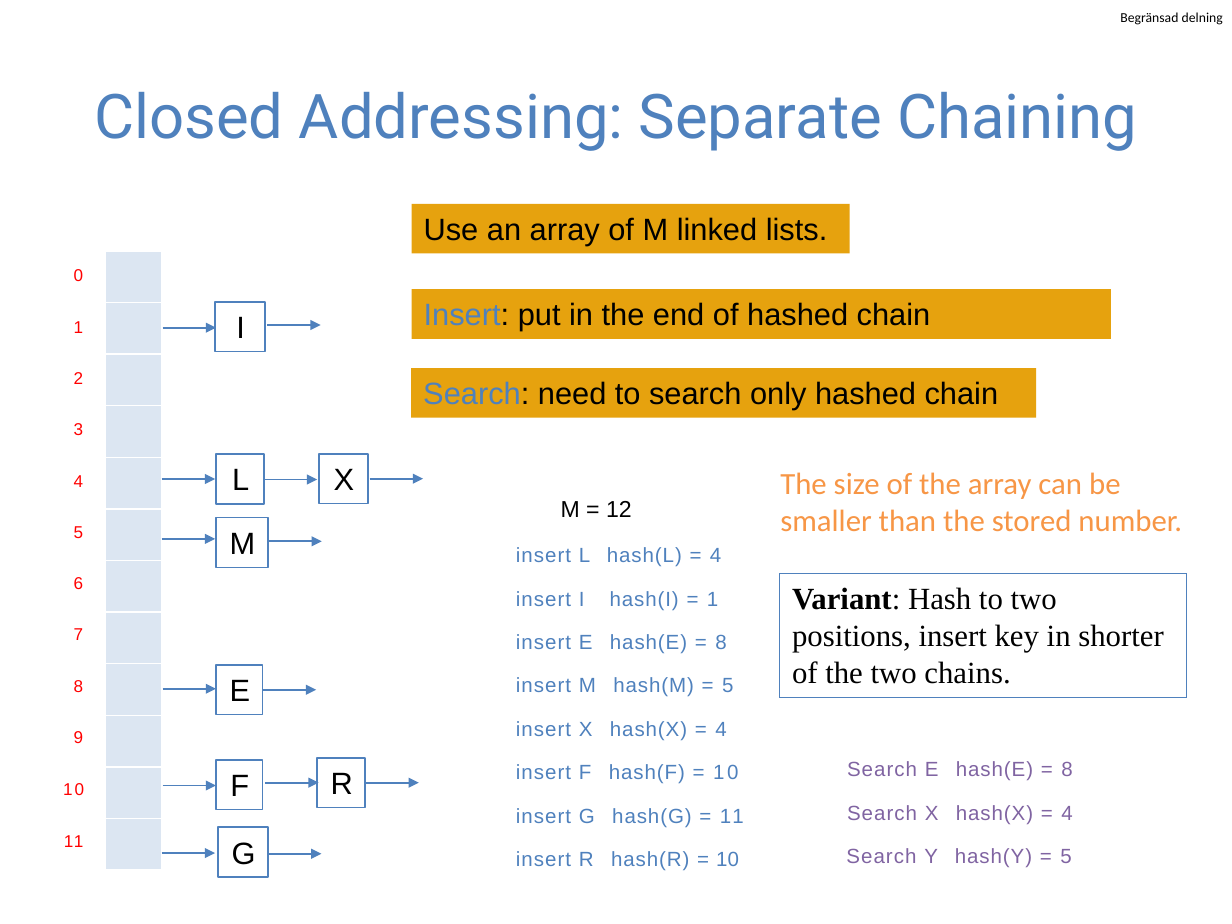
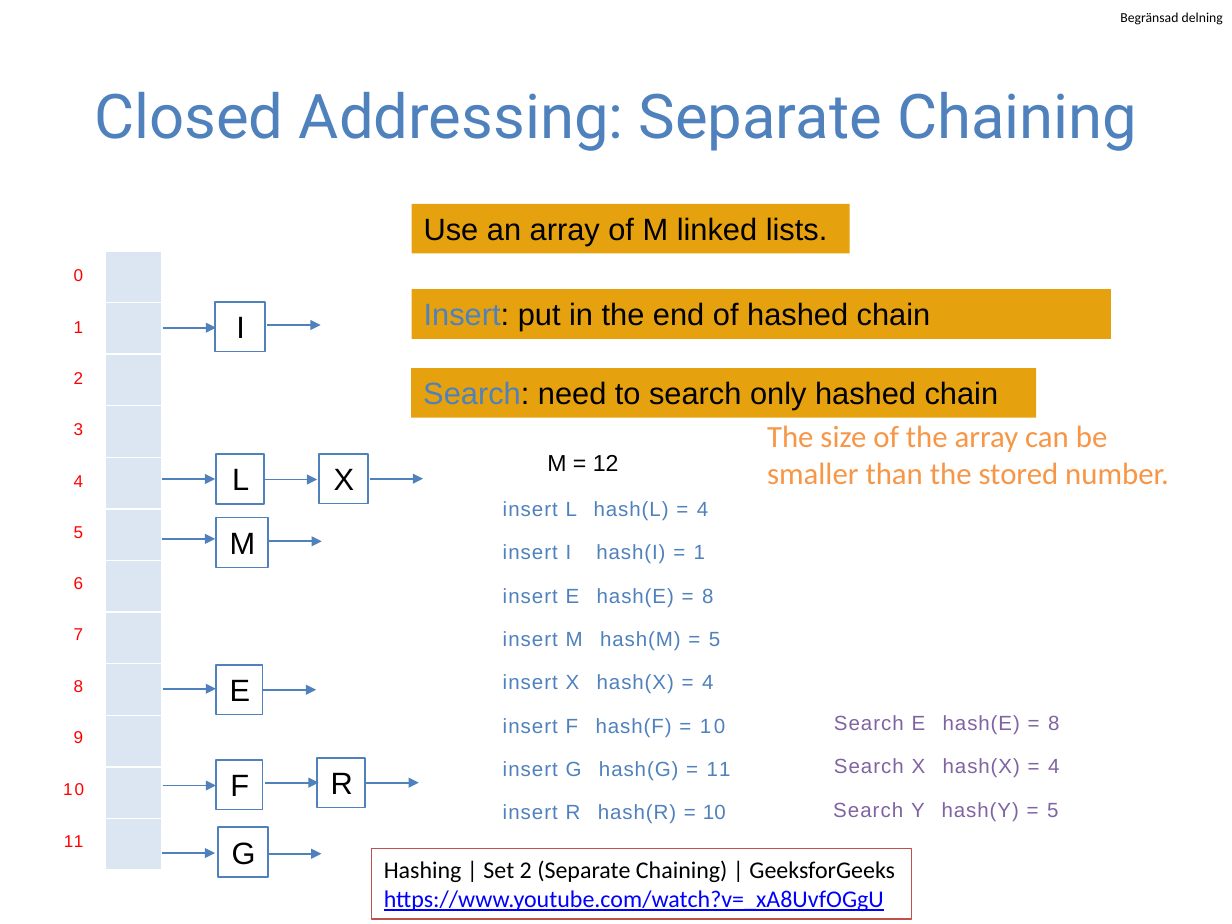
Before and after one commit to guhofstra/CSC111Fa25, a slide deck: slide 21 of PPTs/Lecture 7-hash table.pptx (slide 19 before the commit). Drawn at 1232x924 pixels with LibreOffice and Linux fonts; fonts in the diff are those of the drawing. Boxes give left, top, right and bottom in pixels: in the first picture for what was removed or moved away, otherwise in the second. Text is boxed around its words. In the diff, an @@ line names an element or a change of style, - is before the commit and + after.

```diff
--- a/PPTs/Lecture 7-hash table.pptx
+++ b/PPTs/Lecture 7-hash table.pptx
@@ rectangle removed at bbox=[780, 573, 1186, 697] @@
-Variant: Hash to two positions, insert key in shorter of the two chains.
@@ 13 texts: place and size @@
-13 texts at bbox=[516, 472, 1182, 871]
+13 texts at bbox=[503, 425, 1169, 824]
@@ rectangle added at bbox=[372, 849, 912, 919], fill #FFFFFF, outline #C0504D 1 pt, 14 pt, text #000000 @@
+Hashing | Set 2 (Separate Chaining) | GeeksforGeeks
+https://www.youtube.com/watch?v=_xA8UvfOGgU
```
Also in this commit, not shown: 4 other slides changed, 2 slides added, 2 slides removed, 21 other files.
